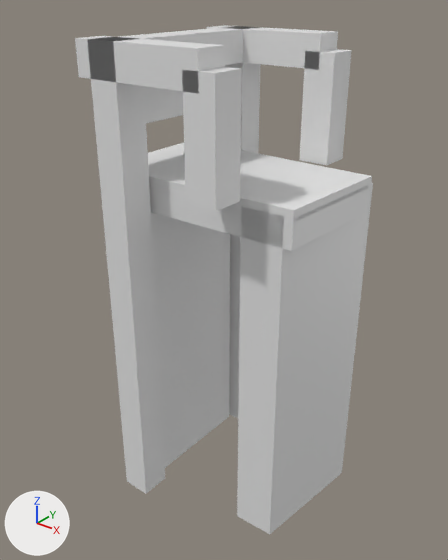
The glTF model models/nieuwpoort/nieuwpoort-brug-632620db/nieuwpoort-brug-632620db.glb as it was, and as the next commit left it.
Before and after are seen from a 50 mm lens placed at (10.18, -13.14, 5.05), pointed at (-0.24, -0.12, -3.03). Lighting does not change. The marker at lower left points along +X, +Y and +Z. The first picture is the older version.

The first picture shows 'building:balans', 'building:balans 2', 'building:contragewicht', 'building:hamei', 'building:hamei 2', 'building:hangstang', 'building:hangstang 2', 'building:portaal', 'road:dek', 'road:landhoofd (aangenomen)', 'road:landhoofd (aangenomen) 2', 'road:rijbaan lokale weg'.
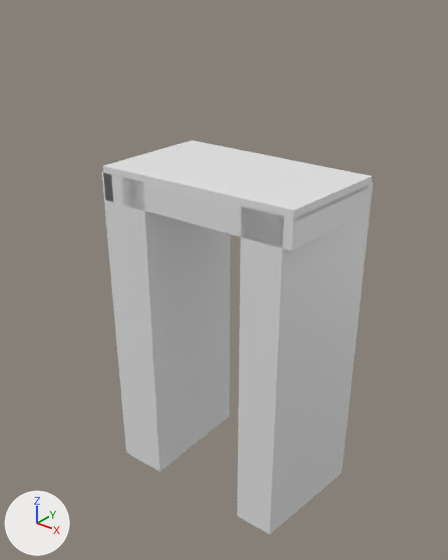
Location of each change, [x1, y1, x2, y2] in pixels of the pictures (448 x 560 px):
'building:hamei 2', deleted: before [87, 37, 165, 493]
'building:hangstang 2', deleted: before [182, 67, 242, 211]
'building:balans 2', deleted: before [75, 36, 225, 94]
'building:hangstang', deleted: before [299, 49, 352, 165]
'building:hamei', deleted: before [222, 26, 261, 418]
'building:balans', deleted: before [207, 25, 338, 70]
'building:portaal', deleted: before [107, 27, 250, 65]
'building:contragewicht', deleted: before [144, 86, 183, 123]

Diff of the bpy script that builds the scene:
```diff
--- a/models/nieuwpoort/nieuwpoort-brug-632620db/nieuwpoort-brug-632620db.glb.py
+++ b/models/nieuwpoort/nieuwpoort-brug-632620db/nieuwpoort-brug-632620db.glb.py
@@ ob_building_hamei @@
-ob_building_hamei = bpy.data.objects.new('building:hamei', me_hamei)
-ob_building_hamei.location = (0.0, 0.0, 0.0)
@@ ob_building_hamei_2 @@
-ob_building_hamei_2 = bpy.data.objects.new('building:hamei 2', me_hamei_2)
-ob_building_hamei_2.location = (0.0, 0.0, 0.0)
@@ ob_building_portaal @@
-ob_building_portaal = bpy.data.objects.new('building:portaal', me_portaal)
-ob_building_portaal.location = (0.0, 0.0, 0.0)
@@ ob_building_balans @@
-ob_building_balans = bpy.data.objects.new('building:balans', me_balans)
-ob_building_balans.location = (0.0, 0.0, 0.0)
@@ ob_building_hangstang @@
-ob_building_hangstang = bpy.data.objects.new('building:hangstang', me_hangstang)
-ob_building_hangstang.location = (0.0, 0.0, 0.0)
@@ ob_building_balans_2 @@
-ob_building_balans_2 = bpy.data.objects.new('building:balans 2', me_balans_2)
-ob_building_balans_2.location = (0.0, 0.0, 0.0)
@@ ob_building_hangstang_2 @@
-ob_building_hangstang_2 = bpy.data.objects.new('building:hangstang 2', me_hangstang_2)
-ob_building_hangstang_2.location = (0.0, 0.0, 0.0)
@@ ob_building_contragewicht @@
-ob_building_contragewicht = bpy.data.objects.new('building:contragewicht', me_contragewicht)
-ob_building_contragewicht.location = (0.0, 0.0, 0.0)
```
